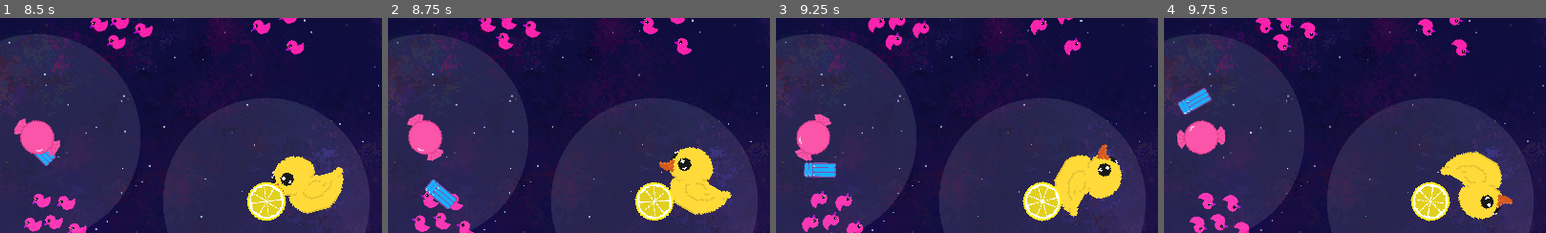
Above: before the commit, frames 1-4 (left to right).
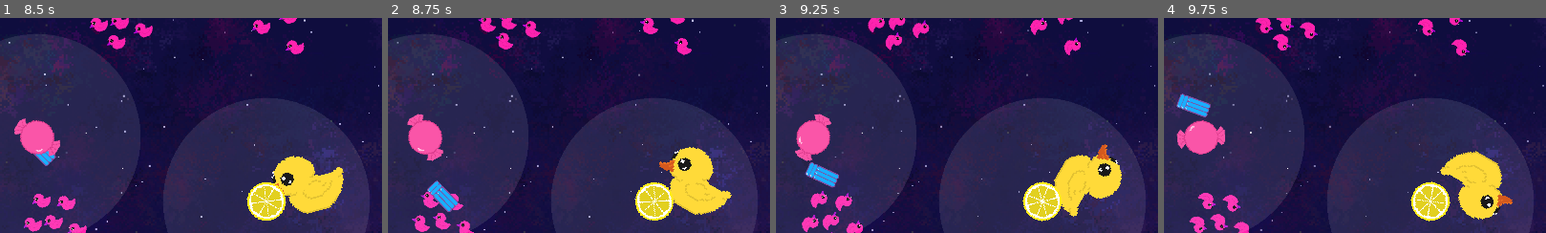
Above: after the commit, the same moments.

Repository: daalvehn/FourmiDab
Game: Godot game, scene res://Scene/level_0_Start.tscn
The game is run twice, just before and just after one commit, with the same random seed, the same clock (stepped at 60 frames per second) and the same inputs.
Inputs (mouse positions are % of the whole screen's width and height, from its top left):
- Up to frame 1 (8.5 s): click (48, 58) at 0.5 s; click "E" at 1.25 s; click "R" at 2 s; click "E" at 2.75 s; click "R" at 3.5 s; click "E" at 4.25 s; click "R" at 5 s; move the mouse to (50, 50) at 5.77 s; click (50, 50) at 5.85 s; move the mouse to (50, 50) at 6.52 s; right-click (50, 50) at 6.6 s; click (50, 50) at 6.67 s; move the mouse to (20, 35) at 7.27 s; tap E (slot_1) at 7.35 s; click (20, 35) at 7.42 s; move the mouse to (20, 35) at 8.02 s; tap R (slot_2) at 8.1 s; click (20, 35) at 8.17 s
- Up to frame 2 (8.75 s): no input
- Up to frame 3 (9.25 s): move the mouse to (35, 25) at 8.77 s; tap Space (yeet) at 8.85 s; click (35, 25) at 8.92 s
- Up to frame 4 (9.75 s): move the mouse to (72, 45) at 9.52 s; click (72, 45) at 9.6 s
The pictures show only the part of the screen within x 15-65%, y 7-57%; the shares and areas given below are measured in that part.

Frame 1 is identical in both runs. In frame 2, 0.4% of the frame differs, in the area x 9-19%, y 75-91%; in frame 3, 0.6%; in frame 4, 0.7%, in the area x 3-13%, y 32-47%.

Commit message:
Change canard and matelas collision shape size, change number of planets available in the UI

Diff:
--- a/Asset/Props/Canard.tscn
+++ b/Asset/Props/Canard.tscn
@@ -6,6 +6,9 @@
 
 [sub_resource type="CircleShape2D" id="CircleShape2D_onndp"]
 radius = 1.0
+
+[sub_resource type="CapsuleShape2D" id="CapsuleShape2D_4fjls"]
+height = 34.0
 
 [node name="Canard" type="RigidBody2D"]
 position = Vector2(0, -1)
@@ -15,7 +18,7 @@
 
 [node name="CollisionShape2D" type="CollisionShape2D" parent="."]
 position = Vector2(-2.98023e-08, -1)
-scale = Vector2(1.974, 1.974)
+scale = Vector2(0.1, 0.1)
 shape = SubResource("CircleShape2D_onndp")
 one_way_collision_margin = 0.0
 
@@ -29,9 +32,10 @@
 [node name="Area2D" type="Area2D" parent="."]
 
 [node name="CollisionShape2D2" type="CollisionShape2D" parent="Area2D"]
-position = Vector2(-2.98023e-08, -1)
-scale = Vector2(1.974, 1.974)
-shape = SubResource("CircleShape2D_onndp")
+position = Vector2(-4, -1)
+rotation = -0.501926
+scale = Vector2(1.1, 1.1)
+shape = SubResource("CapsuleShape2D_4fjls")
 one_way_collision_margin = 0.0
 
 [connection signal="body_entered" from="Area2D" to="." method="_on_area_2d_body_entered"]
--- a/Asset/Props/Matelas.tscn
+++ b/Asset/Props/Matelas.tscn
@@ -8,12 +8,12 @@
 [node name="Matelas" type="RigidBody2D"]
 position = Vector2(0, -1)
 
+[node name="Sprite2D" type="Sprite2D" parent="."]
+position = Vector2(0, -1)
+texture = ExtResource("1_jdeh7")
+
 [node name="CollisionShape2D" type="CollisionShape2D" parent="."]
-position = Vector2(-0.5, 1.5)
+position = Vector2(-5.96046e-08, 7.10543e-15)
 scale = Vector2(1.974, 1.974)
 shape = SubResource("RectangleShape2D_mp1ta")
 one_way_collision_margin = 0.0
-
-[node name="Sprite2D" type="Sprite2D" parent="."]
-position = Vector2(0, -1)
-texture = ExtResource("1_jdeh7")
--- a/Scene/ui_level.tscn
+++ b/Scene/ui_level.tscn
@@ -51,7 +51,7 @@
 scale = Vector2(0.197712, 0.301138)
 theme_override_colors/font_color = Color(0.823529, 0, 0, 1)
 theme_override_font_sizes/font_size = 20
-text = "3"
+text = "1"
 horizontal_alignment = 1
 
 [node name="slot_2" parent="MenuBar" instance=ExtResource("2_sgsil")]
@@ -83,7 +83,7 @@
 scale = Vector2(0.198624, 0.312963)
 theme_override_colors/font_color = Color(0.823529, 0, 0, 1)
 theme_override_font_sizes/font_size = 20
-text = "3"
+text = "1"
 horizontal_alignment = 1
 
 [connection signal="pressed" from="MenuBar/slot_1" to="." method="_on_slot_1_pressed"]
Not shown: 1 places in Asset/Props/Canard.tscn that only renumber resources
